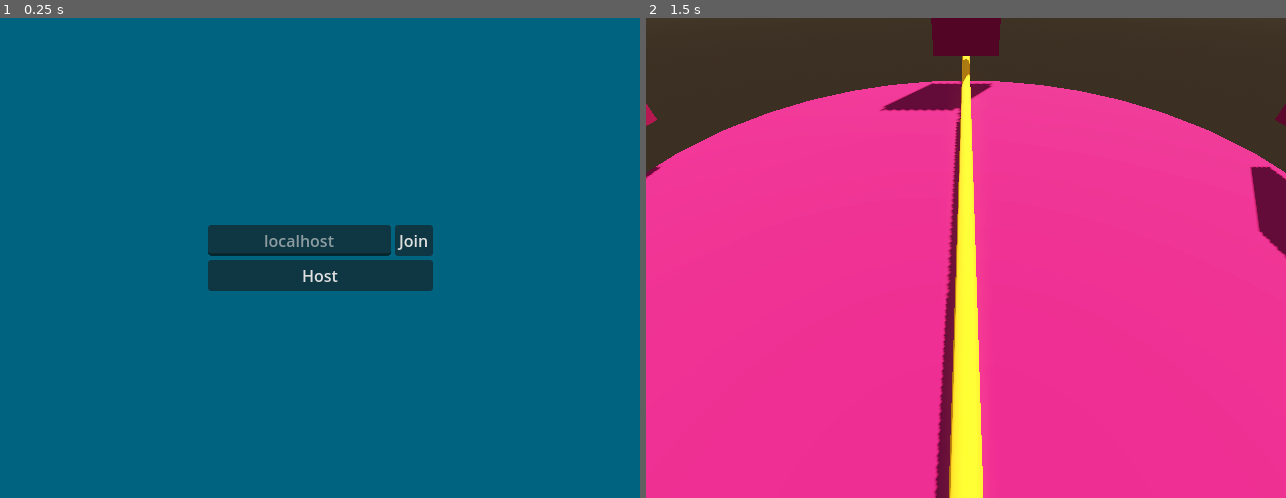
Above: before the commit, frames 1-2 (left to right).
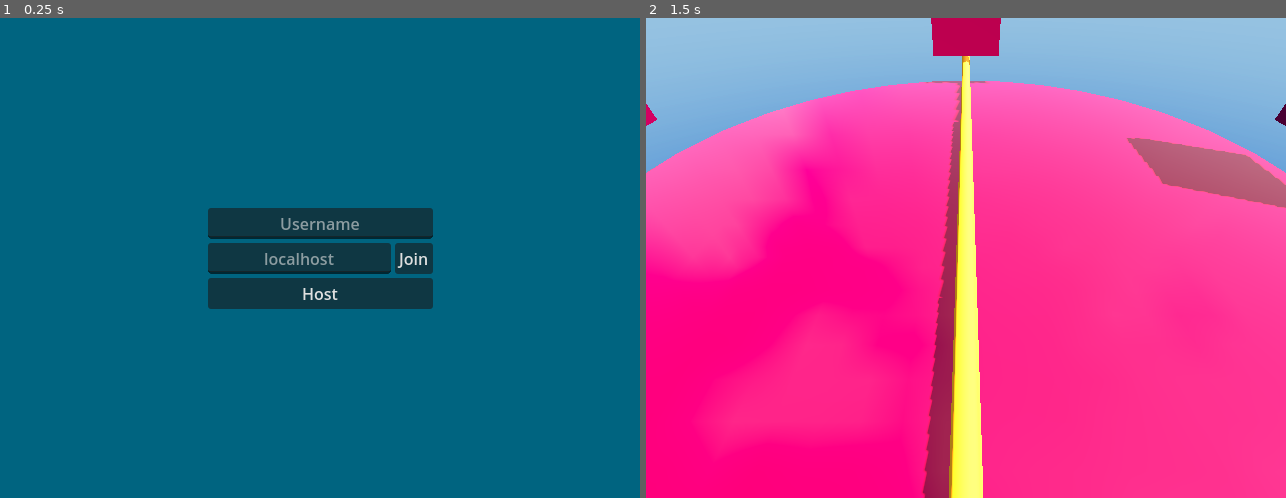
Above: after the commit, the same moments.

Repository: Dreemlan/godot-rad
Game: Godot game, scene res://scenes/game.tscn
The game is run twice, just before and just after one commit, with the same random seed, the same clock (stepped at 60 frames per second) and the same inputs.
Inputs:
- Up to frame 1 (0.25 s): no input
- Up to frame 2 (1.5 s): tap Enter at 0.5 s; hold D (right) 0.53-1.25 s; tap Space (jump) at 0.6, 0.77, 1.07 s; click "Host" at 1.25 s

The runs differ from the first frame. In frame 1, 4.0% of the frame differs, in the area x 32-68%, y 39-61%; in frame 2, 53%, in the area x 0-100%, y 0-100%.

Commit message:
Implementing killzone

Diff:
--- a/project.godot
+++ b/project.godot
@@ -19,6 +19,7 @@
 
 NetworkManager="*res://scripts/network_manager.gd"
 PlayerManager="*res://scripts/player_manager.gd"
+ScoreManager="*res://scripts/score_manager.gd"
 
 [display]
 
--- a/scenes/game.tscn
+++ b/scenes/game.tscn
@@ -1,23 +1,23 @@
-[gd_scene load_steps=12 format=3 uid="uid://cfrdyml518um4"]
+[gd_scene load_steps=15 format=3 uid="uid://cfrdyml518um4"]
 
 [ext_resource type="Script" uid="uid://barjvoxmpbx0m" path="res://scripts/game_camera.gd" id="1_lbhrr"]
 [ext_resource type="PackedScene" uid="uid://kucurh7sotvd" path="res://scenes/spinning_obstacle.tscn" id="1_yqjtg"]
 [ext_resource type="PackedScene" uid="uid://c80dlgghe12u8" path="res://scenes/wall.tscn" id="3_lnu2h"]
+[ext_resource type="Texture2D" uid="uid://clv2ymuqx5b2b" path="res://assets/sky_44_2k/sky_44_2k.png" id="3_u5sy4"]
 [ext_resource type="Script" uid="uid://b1espewfxewd5" path="res://scripts/player_spawn_points.gd" id="4_iywne"]
 [ext_resource type="PackedScene" uid="uid://t4j5kau1g2k5" path="res://scenes/main_menu.tscn" id="5_iywne"]
+[ext_resource type="Script" uid="uid://hasquroxqdxa" path="res://scripts/killzone.gd" id="7_u5sy4"]
 
-[sub_resource type="ProceduralSkyMaterial" id="ProceduralSkyMaterial_8cj0n"]
-sky_horizon_color = Color(0.66224277, 0.6717428, 0.6867428, 1)
-ground_horizon_color = Color(0.66224277, 0.6717428, 0.6867428, 1)
+[sub_resource type="PanoramaSkyMaterial" id="PanoramaSkyMaterial_gee14"]
+panorama = ExtResource("3_u5sy4")
 
-[sub_resource type="Sky" id="Sky_uwrxv"]
-sky_material = SubResource("ProceduralSkyMaterial_8cj0n")
+[sub_resource type="Sky" id="Sky_0tnpc"]
+sky_material = SubResource("PanoramaSkyMaterial_gee14")
 
 [sub_resource type="Environment" id="Environment_yqjtg"]
 background_mode = 2
-sky = SubResource("Sky_uwrxv")
-tonemap_mode = 2
-glow_enabled = true
+sky = SubResource("Sky_0tnpc")
+tonemap_mode = 3
 
 [sub_resource type="CylinderShape3D" id="CylinderShape3D_lbhrr"]
 height = 1.0
@@ -25,6 +25,7 @@
 
 [sub_resource type="StandardMaterial3D" id="StandardMaterial3D_8cj0n"]
 albedo_color = Color(0.5882353, 0, 0.25490198, 1)
+roughness = 0.05
 
 [sub_resource type="CylinderMesh" id="CylinderMesh_iywne"]
 top_radius = 16.0
@@ -33,7 +34,20 @@
 radial_segments = 32
 rings = 1
 
+[sub_resource type="WorldBoundaryShape3D" id="WorldBoundaryShape3D_p57ef"]
+
 [node name="Game" type="Node"]
+
+[node name="UI" type="Control" parent="."]
+layout_mode = 3
+anchors_preset = 15
+anchor_right = 1.0
+anchor_bottom = 1.0
+grow_horizontal = 2
+grow_vertical = 2
+
+[node name="MainMenu" parent="UI" instance=ExtResource("5_iywne")]
+layout_mode = 1
 
 [node name="GameCamera" type="Camera3D" parent="."]
 transform = Transform3D(1, 0, 0, 0, 0.70710677, 0.70710677, 0, -0.70710677, 0.70710677, 0, 8, 13)
@@ -43,7 +57,7 @@
 [node name="Environment" type="Node" parent="."]
 
 [node name="DirectionalLight3D" type="DirectionalLight3D" parent="Environment"]
-transform = Transform3D(-0.8660254, -0.43301278, 0.25, 0, 0.49999997, 0.86602545, -0.50000006, 0.75, -0.43301266, 0, 0, 0)
+transform = Transform3D(-0.21112694, 0.8803033, 0.4248427, -0.099643886, -0.45175913, 0.8865578, 0.97236645, 0.14484331, 0.18309534, 0, 0, 0)
 shadow_enabled = true
 
 [node name="WorldEnvironment" type="WorldEnvironment" parent="Environment"]
@@ -97,13 +111,10 @@
 [node name="Marker3D6" type="Marker3D" parent="PlayerSpawnPoints"]
 transform = Transform3D(1, 0, 0, 0, 1, 0, 0, 0, 1, -8, 1.5, 0)
 
-[node name="UI" type="Control" parent="."]
-layout_mode = 3
-anchors_preset = 15
-anchor_right = 1.0
-anchor_bottom = 1.0
-grow_horizontal = 2
-grow_vertical = 2
+[node name="Killzone" type="Area3D" parent="."]
+unique_name_in_owner = true
+transform = Transform3D(1, 0, 0, 0, 1, 0, 0, 0, 1, 0, -1, 0)
+script = ExtResource("7_u5sy4")
 
-[node name="MainMenu" parent="UI" instance=ExtResource("5_iywne")]
-layout_mode = 1
+[node name="CollisionShape3D" type="CollisionShape3D" parent="Killzone"]
+shape = SubResource("WorldBoundaryShape3D_p57ef")
--- a/scenes/main_menu.tscn
+++ b/scenes/main_menu.tscn
@@ -33,6 +33,11 @@
 offset_bottom = 33.0
 grow_horizontal = 2
 grow_vertical = 2
+
+[node name="LineEdit" type="LineEdit" parent="VBoxContainer"]
+layout_mode = 2
+placeholder_text = "Username"
+alignment = 1
 
 [node name="HBoxContainer" type="HBoxContainer" parent="VBoxContainer"]
 layout_mode = 2
--- a/scenes/player.tscn
+++ b/scenes/player.tscn
@@ -1,7 +1,8 @@
-[gd_scene load_steps=6 format=3 uid="uid://5h2twfl5cmak"]
+[gd_scene load_steps=7 format=3 uid="uid://5h2twfl5cmak"]
 
 [ext_resource type="Script" uid="uid://bhqol1exam42n" path="res://scripts/player.gd" id="1_3vyb7"]
 [ext_resource type="Script" uid="uid://dfybxa0i5hsj8" path="res://scripts/input.gd" id="2_g2els"]
+[ext_resource type="Script" uid="uid://6dc5hx5ecey2" path="res://scripts/mesh.gd" id="3_qhqgy"]
 
 [sub_resource type="PhysicsMaterial" id="PhysicsMaterial_3vyb7"]
 friction = 0.0
@@ -22,9 +23,6 @@
 [node name="CollisionShape3D" type="CollisionShape3D" parent="."]
 shape = SubResource("CapsuleShape3D_u8vuu")
 
-[node name="MeshInstance3D" type="MeshInstance3D" parent="."]
-mesh = SubResource("CapsuleMesh_3vyb7")
-
 [node name="HoverRay" type="RayCast3D" parent="."]
 unique_name_in_owner = true
 target_position = Vector3(0, -9, 0)
@@ -36,3 +34,10 @@
 [node name="Input" type="Node" parent="."]
 unique_name_in_owner = true
 script = ExtResource("2_g2els")
+
+[node name="Mesh" type="Node3D" parent="."]
+script = ExtResource("3_qhqgy")
+
+[node name="MeshInstance3D" type="MeshInstance3D" parent="Mesh"]
+mesh = SubResource("CapsuleMesh_3vyb7")
+skeleton = NodePath("../..")
--- a/scenes/spinning_obstacle.tscn
+++ b/scenes/spinning_obstacle.tscn
@@ -1,6 +1,7 @@
-[gd_scene load_steps=6 format=3 uid="uid://kucurh7sotvd"]
+[gd_scene load_steps=7 format=3 uid="uid://kucurh7sotvd"]
 
 [ext_resource type="Script" uid="uid://x5lqveshk3h5" path="res://scripts/spinning_obstacle.gd" id="1_2s170"]
+[ext_resource type="Script" uid="uid://6dc5hx5ecey2" path="res://scripts/mesh.gd" id="2_bib0d"]
 
 [sub_resource type="PhysicsMaterial" id="PhysicsMaterial_2s170"]
 friction = 0.0
@@ -29,15 +30,17 @@
 physics_material_override = SubResource("PhysicsMaterial_2s170")
 gravity_scale = 0.0
 can_sleep = false
-freeze = true
-constant_torque = Vector3(0, 8000, 0)
 script = ExtResource("1_2s170")
 
 [node name="CollisionShape3D" type="CollisionShape3D" parent="."]
 transform = Transform3D(1, 0, 0, 0, -4.371139e-08, -1, 0, 1, -4.371139e-08, 0, 0, 0)
 shape = SubResource("CylinderShape3D_8cj0n")
 
-[node name="MeshInstance3D" type="MeshInstance3D" parent="."]
+[node name="Mesh" type="Node3D" parent="."]
+script = ExtResource("2_bib0d")
+
+[node name="MeshInstance3D" type="MeshInstance3D" parent="Mesh"]
 transform = Transform3D(1, 0, 0, 0, -4.371139e-08, -1, 0, 1, -4.371139e-08, 0, 0, 0)
 material_override = SubResource("StandardMaterial3D_uwrxv")
 mesh = SubResource("CylinderMesh_uwrxv")
+skeleton = NodePath("../..")
--- a/scripts/input.gd
+++ b/scripts/input.gd
@@ -1,18 +1,37 @@
+# Client authority
 extends Node
 
 @onready var body = get_parent() as RigidBody3D
 
+var input_dir: Vector2 = Vector2.ZERO
+
 func _physics_process(_delta: float) -> void:
-	if not is_multiplayer_authority(): return
+	_handle_movement()
+	_handle_jump()
 
-	_move()
-	_jump()
+func _handle_movement() -> void:
+	if multiplayer.is_server():
+		_apply_movement()
+	elif is_multiplayer_authority():
+		input_dir = Input.get_vector("left", "right", "up", "down").normalized()
+		server_receive_move.rpc_id(1, input_dir)
+		#_apply_movement()
 
-func _move() -> void:
-	var input_dir = Input.get_vector("left", "right", "up", "down").normalized()
+func _apply_movement() -> void:
 	var move_dir = Vector3(input_dir.x, 0, input_dir.y)
 	body.apply_central_force(move_dir * body.move_speed * body.mass)
 
-func _jump() -> void:
+func _handle_jump() -> void:
+	if not is_multiplayer_authority(): return
 	if Input.is_action_just_pressed("jump") && body.is_on_floor():
+		server_receive_jump.rpc_id(1)
 		body.apply_central_impulse(Vector3.UP * body.jump_impulse * body.mass)
+
+@rpc("any_peer")
+func server_receive_move(client_input: Vector2) -> void:
+	input_dir = client_input
+
+@rpc("any_peer")
+func server_receive_jump() -> void:
+	if body.is_on_floor():
+		body.apply_central_impulse(Vector3.UP * body.jump_impulse * body.mass)
--- /dev/null
+++ b/scripts/killzone.gd
@@ -0,0 +1,11 @@
+extends Area3D
+
+var eliminated: Array = []
+
+func _ready() -> void:
+	if multiplayer.is_server():
+		body_entered.connect(_on_body_entered)
+
+func _on_body_entered(body) -> void:
+	if multiplayer.is_server():
+		eliminated.append(body)
--- /dev/null
+++ b/scripts/mesh.gd
@@ -0,0 +1,25 @@
+extends Node3D
+
+@onready var body = get_parent() as RigidBody3D
+
+var body_prev_transform_basis: Basis
+
+func _ready() -> void:
+	if multiplayer.is_server(): return
+	top_level = true
+
+func _process(_delta: float) -> void:
+	if multiplayer.is_server(): return
+
+	var interp_frac = Engine.get_physics_interpolation_fraction()
+
+	global_position = global_position.lerp(body.global_position, interp_frac)
+
+	if not body_prev_transform_basis: return
+	var q_prev = body_prev_transform_basis.get_rotation_quaternion()
+	var q_curr = body.global_transform.basis.get_rotation_quaternion()
+	var smooth_q = q_prev.slerp(q_curr, interp_frac).normalized()
+	global_transform.basis = Basis(smooth_q)
+
+func _physics_process(_delta: float) -> void:
+	body_prev_transform_basis = body.global_transform.basis
--- a/scripts/player.gd
+++ b/scripts/player.gd
@@ -10,13 +10,23 @@
 @onready var floor_ray: RayCast3D = %FloorRay
 
 # Move
-var move_speed: float = 20.0
+var move_speed: float = 100.0
 
 # Jump
 var jump_impulse: float = 20.0
 
 func _ready() -> void:
+	if multiplayer.is_server(): return
 	%Input.set_multiplayer_authority(int(self.name))
+
+func _physics_process(_delta: float) -> void:
+	if multiplayer.is_server():
+		var server_transforms: Dictionary = {
+			"pos": global_position
+		}
+		client_receive_transforms.rpc(server_transforms)
+	elif is_multiplayer_authority():
+		pass
 
 func _integrate_forces(state: PhysicsDirectBodyState3D) -> void:
 	_hover(state)
@@ -38,3 +48,7 @@
 		return false
 	else:
 		return true
+
+@rpc("authority")
+func client_receive_transforms(server_transforms: Dictionary) -> void:
+	global_position = server_transforms["pos"]
--- a/scripts/player_manager.gd
+++ b/scripts/player_manager.gd
@@ -9,28 +9,30 @@
 
 func add_player(id: int) -> void:
 	if not spawn_points: return
-	var pos = spawn_points.get_free()
-	spawn_player.rpc(id, pos)
+	spawn_player.rpc(id)
 
 func remove_player(id: int) -> void:
 	players.erase(id)
 	despawn_player.rpc(id)
 
 @rpc("authority", "call_local", "reliable")
-func spawn_player(id: int, pos: Vector3) -> void:
+func spawn_player(id: int) -> void:
 	if has_node(str(id)): return
 
 	var inst = PLAYER.instantiate()
 	inst.name = str(id)
 	players.set(id, inst)
 	add_child(inst)
-	inst.global_position = pos
 
-	for existing_id in multiplayer.get_peers():
-		if existing_id == 1 or id == 1: return
-		spawn_player.rpc_id(id, existing_id, pos)
+	if multiplayer.is_server():
+		inst.global_position = spawn_points.get_free()
+
+	elif id == multiplayer.get_unique_id():
+		for existing_id in multiplayer.get_peers():
+			if existing_id == 1: continue
+			spawn_player(existing_id)
 
 @rpc("authority", "call_local", "reliable")
 func despawn_player(id: int) -> void:
 	if not has_node(str(id)): return
-	call_deferred("queue_free", get_node(str(id)))
+	get_node(str(id)).call_deferred("queue_free")
--- /dev/null
+++ b/scripts/score_manager.gd
@@ -0,0 +1,8 @@
+extends Node
+
+var eliminated: Array = []
+var scores: Dictionary[int, int] = {} # Store score per player
+
+func player_eliminated(id: int) -> void:
+	# Check if all players are elimi
+	pass
--- a/scripts/spinning_obstacle.gd
+++ b/scripts/spinning_obstacle.gd
@@ -1 +1,17 @@
 extends RigidBody3D
+
+func _ready() -> void:
+	if multiplayer.is_server():
+		return
+		constant_torque = Vector3(0, 8000.0, 0)
+
+func _physics_process(_delta: float) -> void:
+	if multiplayer.is_server():
+		var server_transforms: Dictionary = {
+			"rot": global_rotation
+		}
+		client_receive_transforms.rpc(server_transforms)
+
+@rpc("authority")
+func client_receive_transforms(server_transforms: Dictionary) -> void:
+	global_rotation = server_transforms["rot"]
--- /dev/null
+++ b/scripts/start_timer.gd
@@ -0,0 +1 @@
+extends Timer
Binary file added: assets/sky_44_2k/sky_44_2k.png
Not shown, added: assets/sky_44_2k/sky_44_2k.png.import
Binary file added: assets/sky_44_2k/sky_44_cubemap_2k/cubemap_layout.png
Not shown, added: assets/sky_44_2k/sky_44_cubemap_2k/cubemap_layout.png.import
Binary file added: assets/sky_44_2k/sky_44_cubemap_2k/nx.png
Not shown, added: assets/sky_44_2k/sky_44_cubemap_2k/nx.png.import
Binary file added: assets/sky_44_2k/sky_44_cubemap_2k/ny.png
Not shown, added: assets/sky_44_2k/sky_44_cubemap_2k/ny.png.import
Binary file added: assets/sky_44_2k/sky_44_cubemap_2k/nz.png
Not shown, added: assets/sky_44_2k/sky_44_cubemap_2k/nz.png.import
Binary file added: assets/sky_44_2k/sky_44_cubemap_2k/px.png
Not shown, added: assets/sky_44_2k/sky_44_cubemap_2k/px.png.import
(and 8 more such lines)
